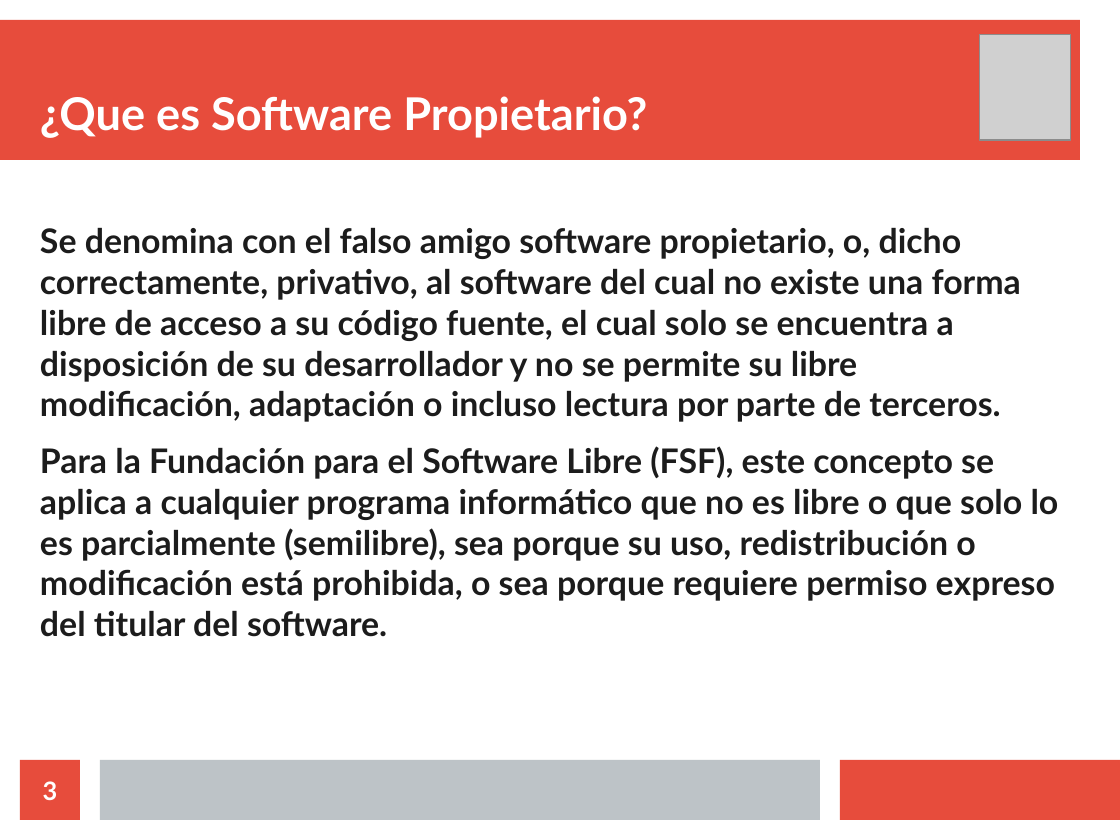
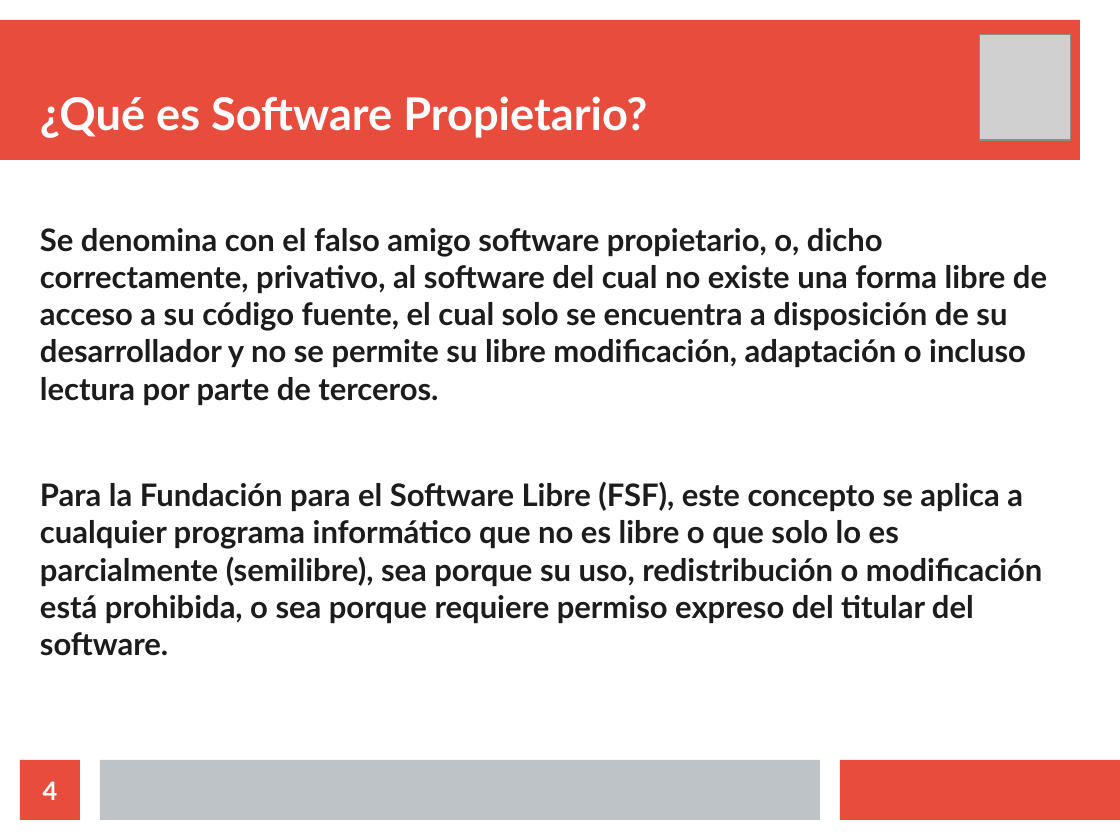
Before and after one commit to gacsnic/exposicion-software-libre, a slide deck: slide 4 of sotfwarelibre.odp (slide 3 before the commit). Drawn at 1120x840 pixels with LibreOffice and Linux fonts; fonts in the diff are those of the drawing; grey boxes stand for pictures. Boxes give left, top, right and bottom in pixels: in the first picture for what was removed or moved away, otherwise in the second. Text is boxed around its words. In the diff, an @@ line names an element or a change of style, - is before the commit and + after.

Commit message:
Se agrega tema ¿Qué es el codigo fuente? y se corrigen ortografias

```diff
--- a/sotfwarelibre.odp
+++ b/sotfwarelibre.odp
@@ title at bbox=[40, 96, 647, 138]: text changed @@
-¿Que es Software Propietario?
+¿Qué es Software Propietario?
@@ text "Se denomina con el falso ..." at bbox=[40, 228, 1047, 656]: size 24.1 to 22 pt @@
@@ page number at bbox=[43, 781, 58, 800]: text changed @@
-3
+4
```
Also in this commit, not shown: 6 other slides changed, 1 slide added, 3 other files.
